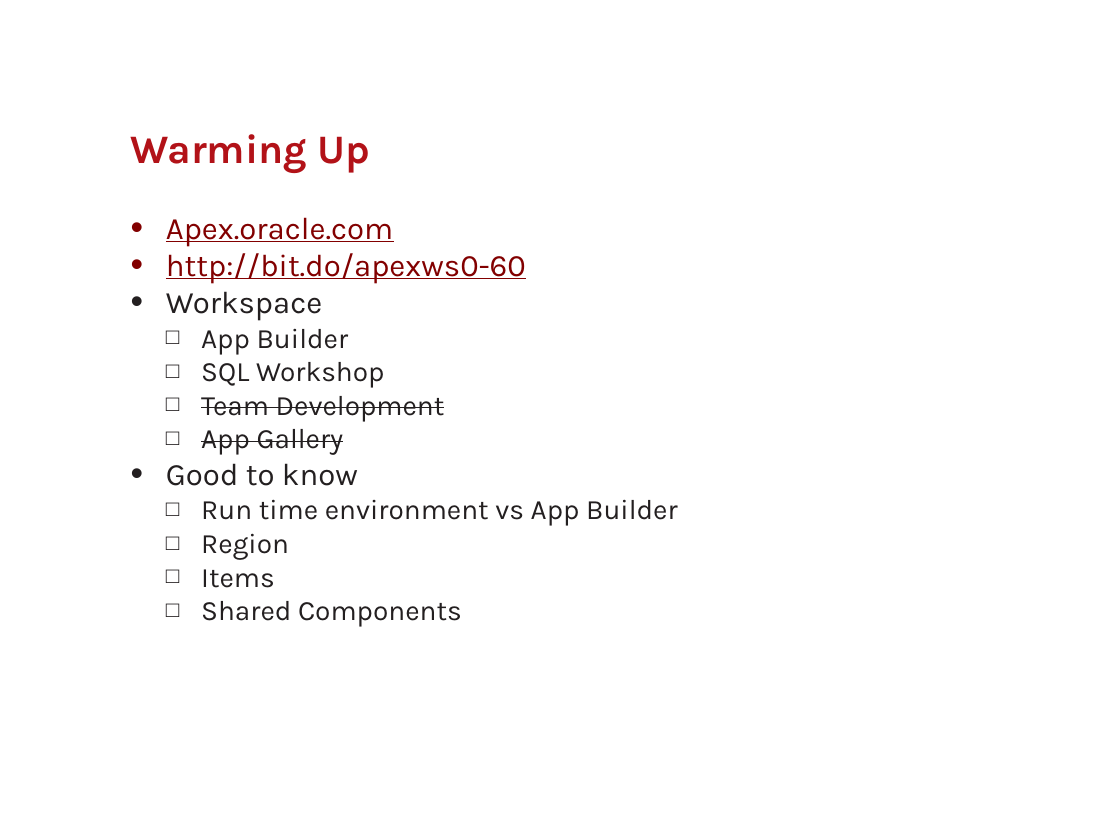
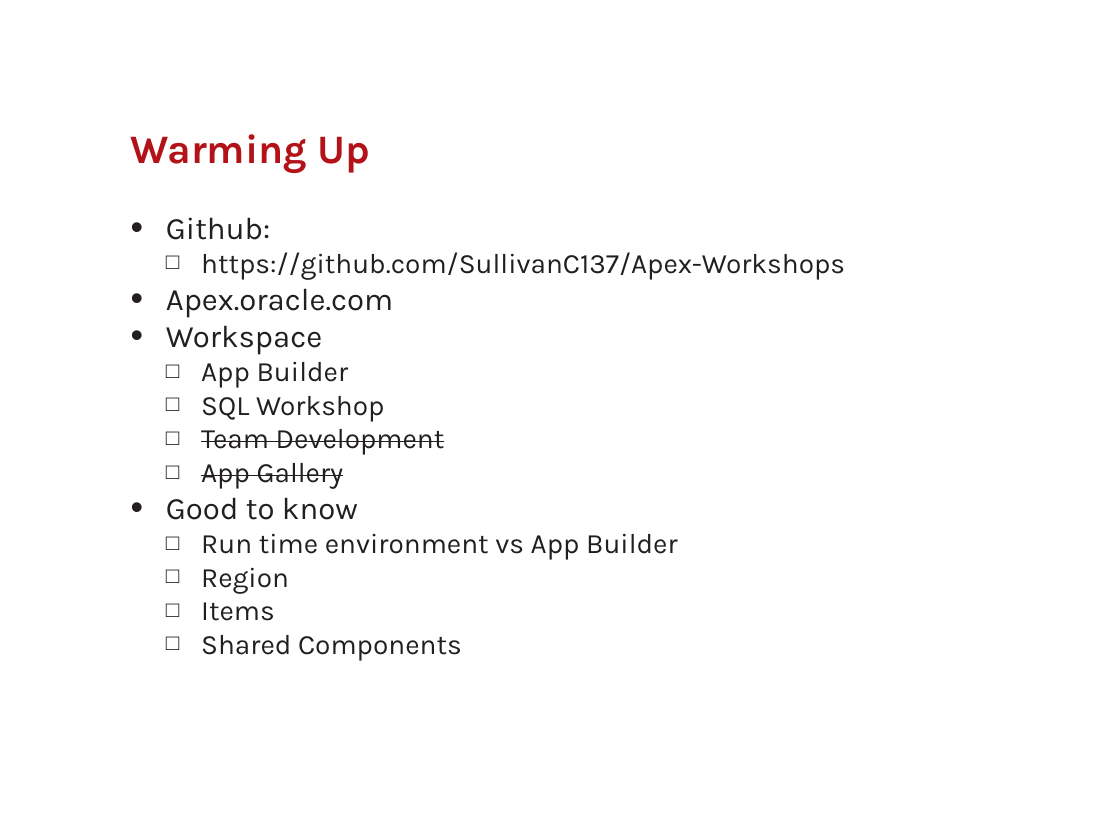
Before and after one commit to SullivanC137/Apex-Workshops, a slide deck: slide 5 of Going the distance/goingTheDistance.pptx. Drawn at 1120x840 pixels with LibreOffice and Linux fonts; fonts in the diff are those of the drawing; background and template pictures are left out. Boxes give left, top, right and bottom in pixels: in the first picture for what was removed or moved away, otherwise in the second. Text is boxed around its words. In the diff, an @@ line names an element or a change of style, - is before the commit and + after.

```diff
--- a/Going the distance/goingTheDistance.pptx
+++ b/Going the distance/goingTheDistance.pptx
@@ text at box(166, 217, 845, 280): paragraphs added @@
+• Github:
+  □ https://github.com/SullivanC137/Apex-Workshops
@@ text at box(166, 253, 526, 284): paragraph removed @@
-• http://bit.do/apexws0-60
@@ text at box(166, 288, 393, 318): text colour #820000 to #231F20, underline off in "Apex.oracle.com" @@
```
Also in this commit, not shown: 4 other slides changed, 3 other files.
